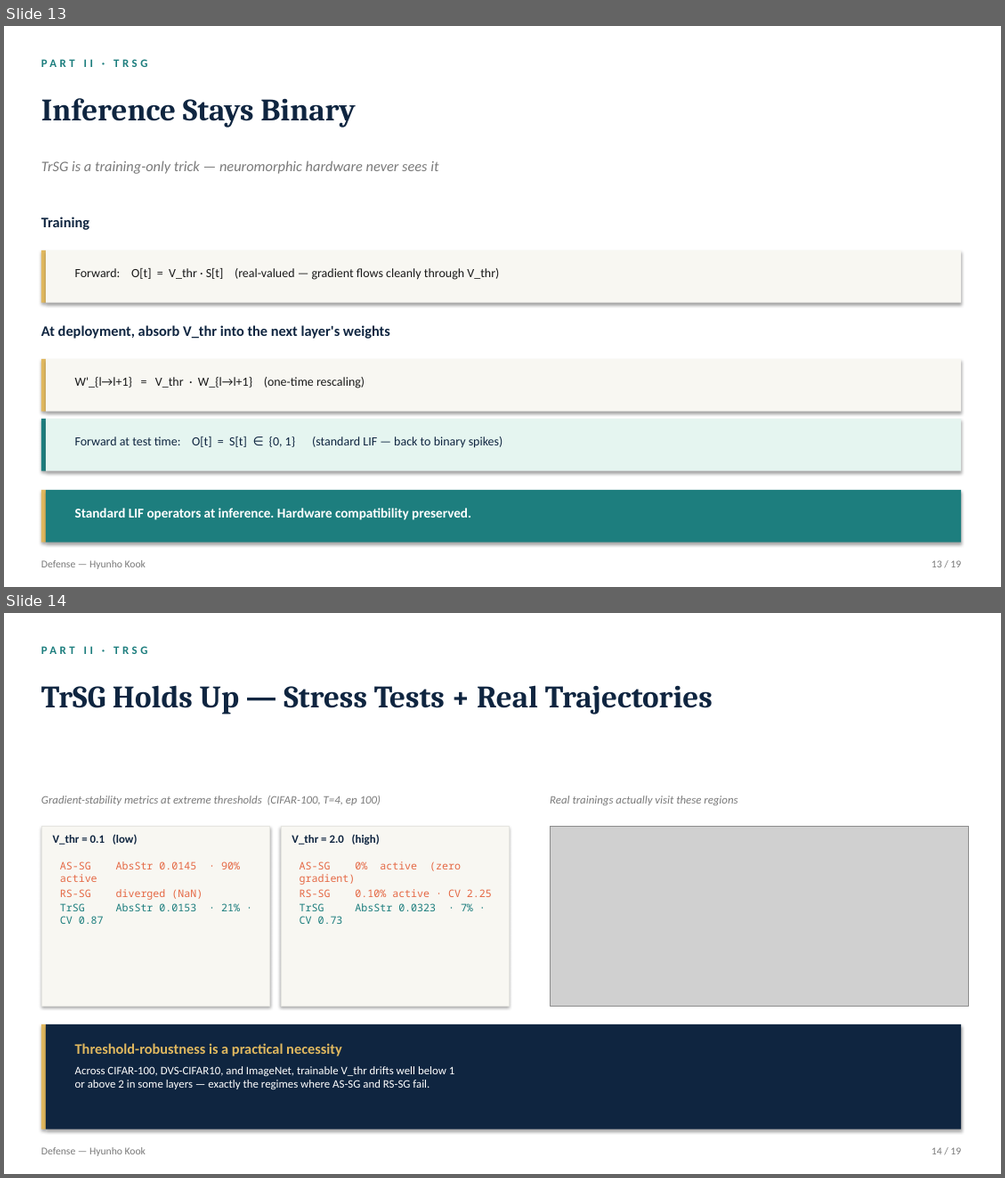
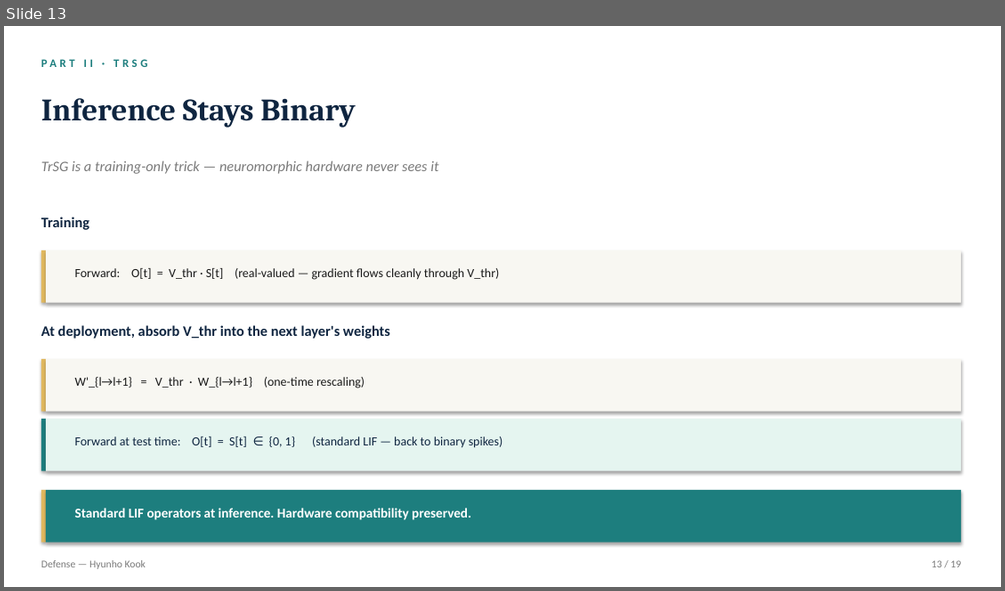
Before and after one commit to kookhh0827/POSTECH_thesis_template_latex, a slide deck: Hyunho_Kook_Master_Defense.pptx. Shown one above the other, each under a label of ours: slides 13 and 14 before the commit, slide 13 after it. The pictures are 1005x1178 and 1005x591 pixels, drawn with LibreOffice and Linux fonts; fonts in the diff are those of the drawing; grey boxes stand for pictures. Boxes give left, top, right and bottom in pixels: in the first picture for what was removed or moved away, otherwise in the second. Text is boxed around its words. In the diff, an @@ line names an element or a change of style, - is before the commit and + after.

```diff
--- a/Hyunho_Kook_Master_Defense.pptx
+++ b/Hyunho_Kook_Master_Defense.pptx
@@ slide 14 removed at (x1=4, y1=613, x2=1001, y2=1174), background #FFFFFF @@
@@ text removed at (x1=41, y1=685, x2=712, y2=714) @@
-TrSG Holds Up — Stress Tests + Real Trajectories
@@ text removed at (x1=41, y1=795, x2=380, y2=805) @@
-Gradient-stability metrics at extreme thresholds (CIFAR-100, T=4, ep 100)
@@ text removed at (x1=550, y1=795, x2=737, y2=805) @@
-Real trainings actually visit these regions
@@ rectangle removed at (x1=41, y1=826, x2=269, y2=1005) @@
@@ rectangle removed at (x1=281, y1=826, x2=509, y2=1005) @@
@@ picture removed at (x1=550, y1=826, x2=969, y2=1005) @@
@@ text removed at (x1=53, y1=834, x2=138, y2=844) @@
-V_thr = 0.1 (low)
@@ text removed at (x1=291, y1=834, x2=380, y2=844) @@
-V_thr = 2.0 (high)
@@ text removed at (x1=60, y1=861, x2=240, y2=911) @@
-AS-SG AbsStr 0.0145 · 90% active
-RS-SG diverged (NaN)
-TrSG AbsStr 0.0153 · 21% · CV 0.87
@@ text removed at (x1=299, y1=861, x2=492, y2=924) @@
-AS-SG 0% active (zero gradient)
-RS-SG 0.10% active · CV 2.25
-TrSG AbsStr 0.0323 · 7% · CV 0.73
@@ text removed at (x1=60, y1=903, x2=85, y2=911) @@
-PART II · TRSG
@@ rectangle removed at (x1=41, y1=1024, x2=46, y2=1129) @@
@@ rectangle removed at (x1=46, y1=1024, x2=961, y2=1129) @@
@@ text removed at (x1=75, y1=1043, x2=454, y2=1089) @@
-Threshold-robustness is a practical necessity
-Across CIFAR-100, DVS-CIFAR10, and ImageNet, trainable V_thr drifts well below 1
-or above 2 in some layers — exactly the regimes where AS-SG and RS-SG fail.
@@ text removed at (x1=41, y1=1147, x2=146, y2=1156) @@
-Defense — Hyunho Kook
@@ text removed at (x1=931, y1=1147, x2=961, y2=1154) @@
-14 / 19
```
Also in this commit, not shown: 1 slide added, 3 other files.
